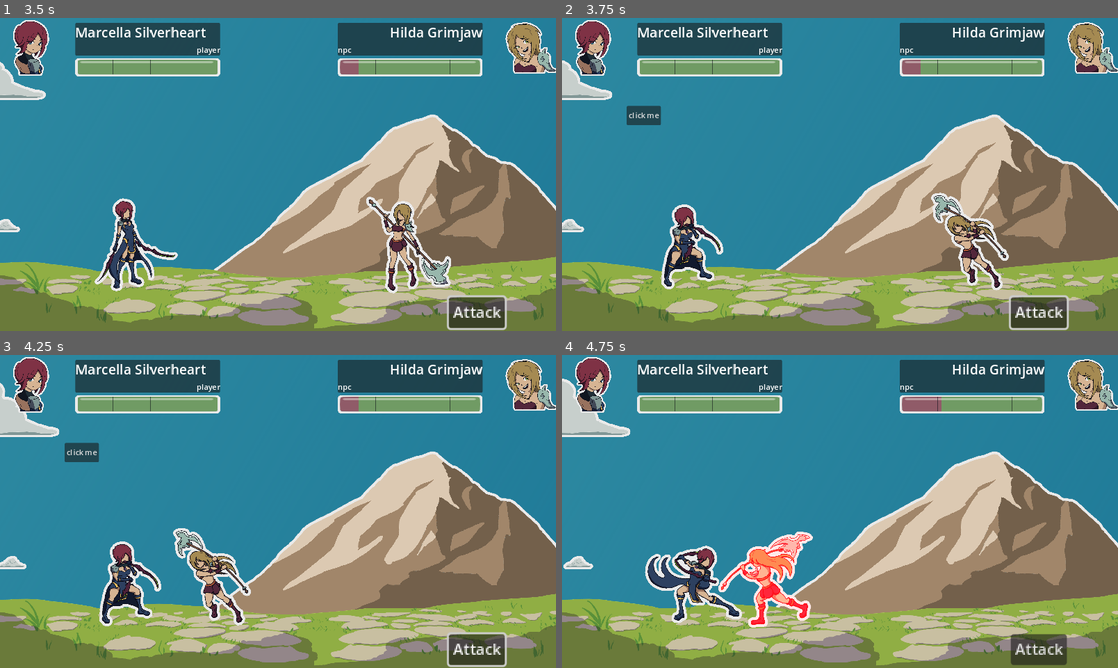
Above: before the commit, frames 1-4 (two rows, left to right).
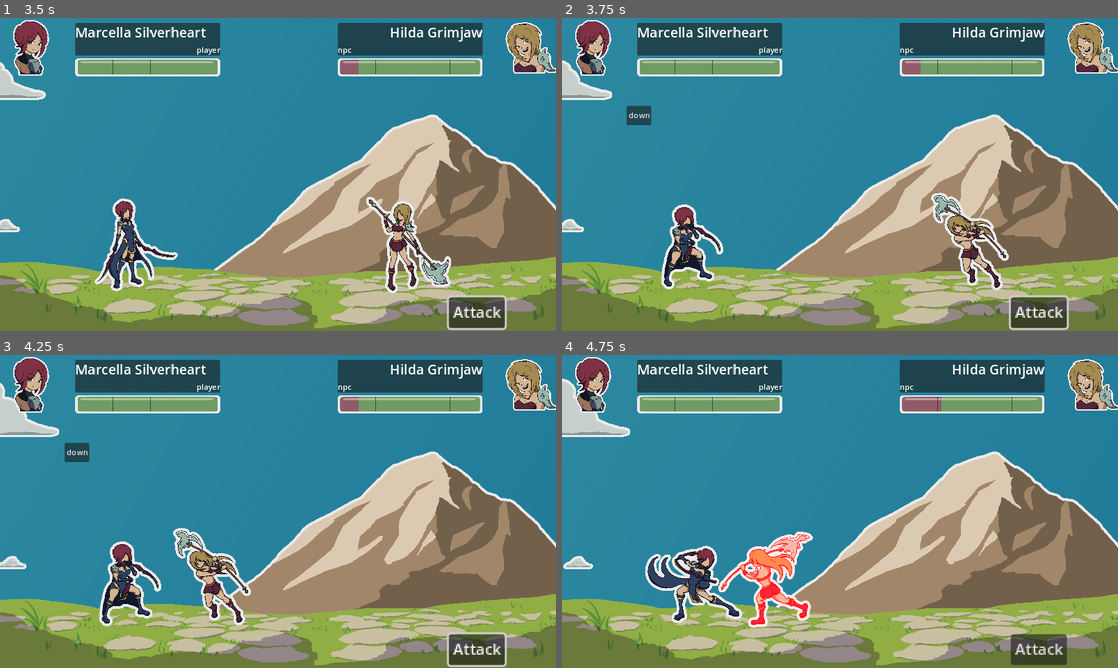
Above: after the commit, the same moments.

Repository: MajorZiploc/sticker_book_moments
Game: Godot game, scene res://lvls/battle_scene.tscn
Same seed, same stepped clock (60 frames per second), same inputs: the game is played once before the commit and once after it.
Inputs (mouse positions are in pixels of both pictures, inside the frame that each line leads up to):
- Up to frame 1 (3.5 s): click "Attack" at 0.5 s; tap Enter (ui_accept) at 1.25, 1.52, 2.27 s; move the mouse to (400, 158) at 1.27 s; hold D (right) 1.28-2.03 s; hold F 1.28-2.03 s; click (400, 158) at 1.42 s; move the mouse to (166, 190) at 2.02 s; hold S (down) 2.03-2.78 s; tap Space at 2.1 s; move the mouse to (333, 105) at 2.77 s; hold D (right) from 2.78 s (still down); hold F from 2.78 s (still down)
- Up to frame 2 (3.75 s): move the mouse to (812, 237) at 3.52 s; release D (right) at 3.53 s; release F at 3.53 s; hold W (up) from 3.53 s (still down); tap Space at 3.6 s; click (812, 237) at 3.67 s
- Up to frame 3 (4.25 s): keep holding W (up); tap Enter (ui_accept) at 3.77 s
- Up to frame 4 (4.75 s): release W (up) at 4.25 s; click (645, 452) at 4.25 s, where only the run before the commit has a clickable "click me"

Frame 1 is identical in both runs. In frame 2, 0.2% of the frame differs, in the area x 12-18%, y 28-35%; in frame 3, 0.2%; in frame 4, nothing differs.

Commit message:
-parry marker;+qte movement key press support

Diff:
--- a/lvls/battle_scene.gd
+++ b/lvls/battle_scene.gd
@@ -48,18 +48,12 @@
   $ui_root/ui/npc_info/hbox/margin/vbox/panel/vbox/name,
   $ui_root/ui/npc_info/hbox/bust,
 );
-@onready var path_parry_marker: Path2D = $path_parry_marker;
-# @onready var path_parry_marker_path_follow: PathFollow2D = $path_parry_marker/path_follow;
 @onready var qte_container = $ui_root/ui/qte;
-@onready var qte_click_me_btn = $ui_root/ui/qte/click_me_btn;
+@onready var qte_btn = $ui_root/ui/qte/btn;
 
 @export var is_player_turn = true;
 
 var parried = false;
-# var parry_attempted = false;
-# var parry_attempted_ratio = 0.0;
-# var min_parry_ratio = 0.65;
-# var max_parry_ratio = 1;
 var player_init_position = Vector2(2, 0);
 var npc_init_position = Vector2(1020, 0);
 var attack_position_offset = Vector2(175, 0);
@@ -71,7 +65,9 @@
 var qte_min_y = 160;
 var qte_max_y = 540;
 
-# Called when the node enters the scene tree for the first time.
+var qte_all_keys = ["up", "down", "left", "right"];
+var qte_key = "up";
+
 func _ready():
   switch_qte_state_to(false);
   _init_bg();
@@ -94,13 +90,18 @@
   npc.path.curve.clear_points();
   for point in npc_path_points:
     npc.path.curve.add_point(point);
-    # path_parry_marker.curve.add_point(point);
-  # path_parry_marker_path_follow.progress_ratio = (min_parry_ratio + max_parry_ratio) / 2;
-  path_parry_marker.visible = false;
   player.name.text = player.unit_data.name;
   npc.name.text = npc.unit_data.name;
   _update_unit_health_bar(player);
   _update_unit_health_bar(npc);
+
+func _input(event: InputEvent):
+  qte_attempt(event);
+
+func qte_attempt(event: InputEvent):
+  if not qte_container.visible: return;
+  if event.is_action_pressed(qte_key):
+    qte_event_update();
 
 func update_bust_texture(combat_unit: CombatUnit):
   var texture = load(combat_unit.unit_data.bust_path);
@@ -121,7 +122,6 @@
 
 # NOTE: in this func: is_player_turn actually means its enemy turn
 func attack_sequence(attacker: CombatUnit, defender: CombatUnit):
-  # path_parry_marker.visible = is_player_turn;
   switch_qte_state_to(is_player_turn);
   attacker.char.preatk();
   defender.char.readied();
@@ -131,11 +131,9 @@
   attacker.char.postatk();
   var damage_taker = defender;
   if is_player_turn and parried:
-    # if parry_attempted and parry_attempted_ratio >= min_parry_ratio and parry_attempted_ratio <= max_parry_ratio:
     damage_taker = attacker;
     defender.char.postatk();
   deal_damage_to(damage_taker);
-  # path_parry_marker.visible = false;
   switch_qte_state_to(false);
   # HACK: to let the postatk frame show for a second
   await get_tree().create_timer(1).timeout;
@@ -147,18 +145,11 @@
 
 func _on_attack_pressed():
   if is_player_turn and player.path_follow.progress_ratio == 0 and npc.path_follow.progress_ratio == 0:
-    qte_container.position = Vector2(
-      rng.randf_range(qte_min_x, qte_max_x),
-      rng.randf_range(qte_min_y, qte_max_y)
-    );
+    update_qte_button();
     is_player_turn = !is_player_turn;
     parried = false;
     qte_current_click_count = 0;
-    # parry_attempted_ratio = 0.0;
     full_round(player, npc);
-  # elif !parry_attempted:
-  #   parry_attempted = true;
-  #   parry_attempted_ratio = npc.path_follow.progress_ratio;
 
 func _init_bg_cloud_movements(clouds: Array[Sprite2D], start_x: float, end_x: float, total_move_secs: float, spacer: float):
   for cloud in clouds:
@@ -183,16 +174,24 @@
   _init_bg_cloud_movements(background.md_clouds, 2800, -1000, 65, 0.5);
   _init_bg_cloud_movements(background.sm_clouds, -800, 2500, 90, 0.1);
 
-func _on_qte_click_me_btn_pressed():
+func qte_event_update():
   if qte_current_click_count < qte_click_total:
     qte_current_click_count = qte_current_click_count + 1;
     parried = qte_current_click_count == qte_click_total;
-    qte_container.position = Vector2(
-      rng.randf_range(qte_min_x, qte_max_x),
-      rng.randf_range(qte_min_y, qte_max_y)
-    );
+    update_qte_button();
     switch_qte_state_to(!parried);
+
+func update_qte_button():
+  qte_container.position = Vector2(
+    rng.randf_range(qte_min_x, qte_max_x),
+    rng.randf_range(qte_min_y, qte_max_y)
+  );
+  qte_key = qte_all_keys[rng.randf_range(0, qte_all_keys.size() - 1)];
+  qte_btn.text = qte_key;
 
 func switch_qte_state_to(is_enabled: bool):
   qte_container.visible = is_enabled;
-  qte_click_me_btn.disabled = !is_enabled;
+  qte_btn.disabled = !is_enabled;
+
+func _on_qte_btn_pressed():
+  qte_event_update();
--- a/lvls/battle_scene.tscn
+++ b/lvls/battle_scene.tscn
@@ -16,10 +16,6 @@
 [ext_resource type="Texture2D" uid="uid://cdp0fs15ybgbu" path="res://art/my/bg/obj/small/clouds.png" id="7_fq0pl"]
 [ext_resource type="Texture2D" uid="uid://br8q5kors8idy" path="res://art/my/bg/obj/medium/clouds.png" id="8_lex5n"]
 
-[sub_resource type="Curve2D" id="Curve2D_ult4u"]
-
-[sub_resource type="CanvasTexture" id="CanvasTexture_iky10"]
-
 [sub_resource type="Curve2D" id="Curve2D_1ljv2"]
 _data = {
 "points": PackedVector2Array(0, 0, 0, 0, 3.19446, 0, 0, 0, 0, 0, 435.013, -100, 0, 0, 0, 0, 666.831, -118.182)
@@ -106,17 +102,6 @@
 texture = ExtResource("8_lex5n")
 hframes = 2
 frame = 1
-
-[node name="path_parry_marker" type="Path2D" parent="."]
-curve = SubResource("Curve2D_ult4u")
-
-[node name="path_follow" type="PathFollow2D" parent="path_parry_marker"]
-
-[node name="parry_marker" type="TextureRect" parent="path_parry_marker/path_follow"]
-modulate = Color(0.984314, 0.231373, 1, 1)
-offset_right = 40.0
-offset_bottom = 40.0
-texture = SubResource("CanvasTexture_iky10")
 
 [node name="path_left" type="Path2D" parent="."]
 position = Vector2(-148.649, 0)
@@ -283,7 +268,7 @@
 offset_right = 925.0
 offset_bottom = 581.0
 
-[node name="click_me_btn" type="Button" parent="ui_root/ui/qte"]
+[node name="btn" type="Button" parent="ui_root/ui/qte"]
 layout_mode = 2
 text = "click me"
 
@@ -301,4 +286,4 @@
 tween_resource = SubResource("Resource_efo2m")
 
 [connection signal="pressed" from="ui_root/ui/choice/attack" to="." method="_on_attack_pressed"]
-[connection signal="pressed" from="ui_root/ui/qte/click_me_btn" to="." method="_on_qte_click_me_btn_pressed"]
+[connection signal="pressed" from="ui_root/ui/qte/btn" to="." method="_on_qte_btn_pressed"]
Not shown: 1 places in lvls/battle_scene.tscn that only renumber resources
